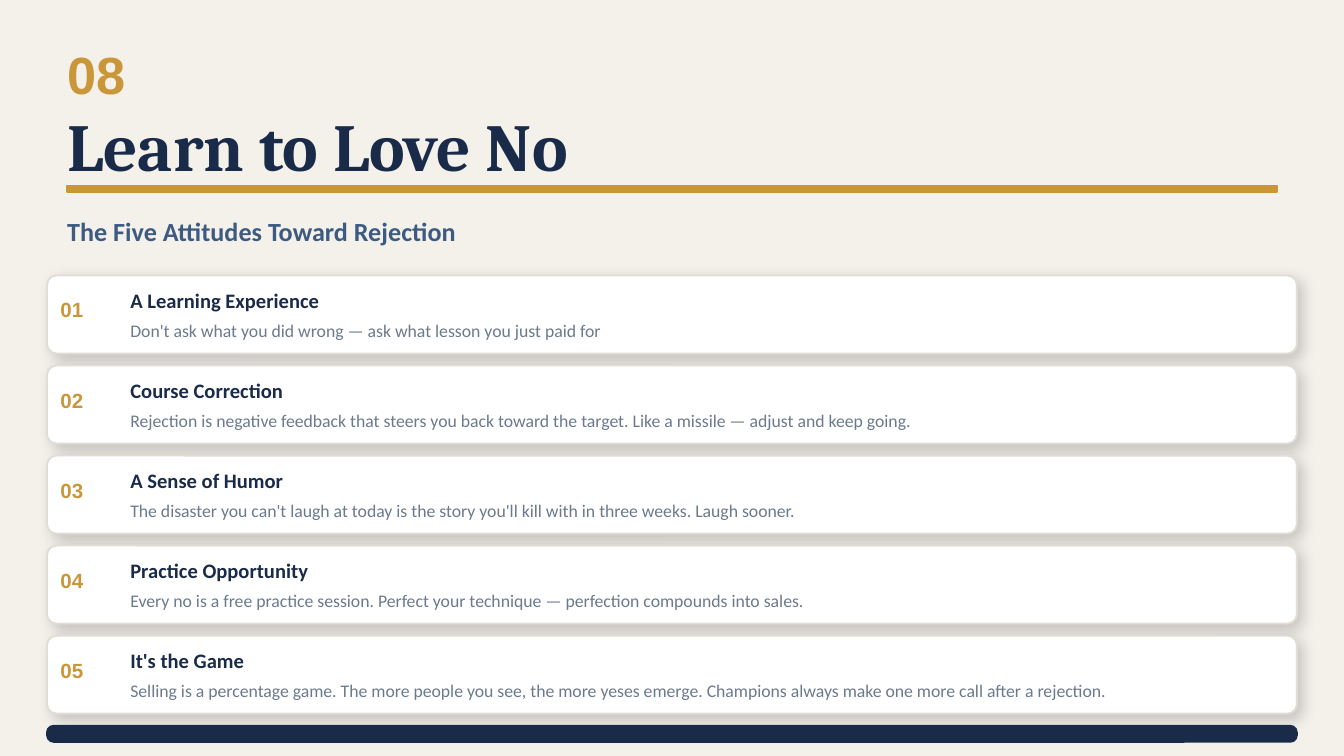
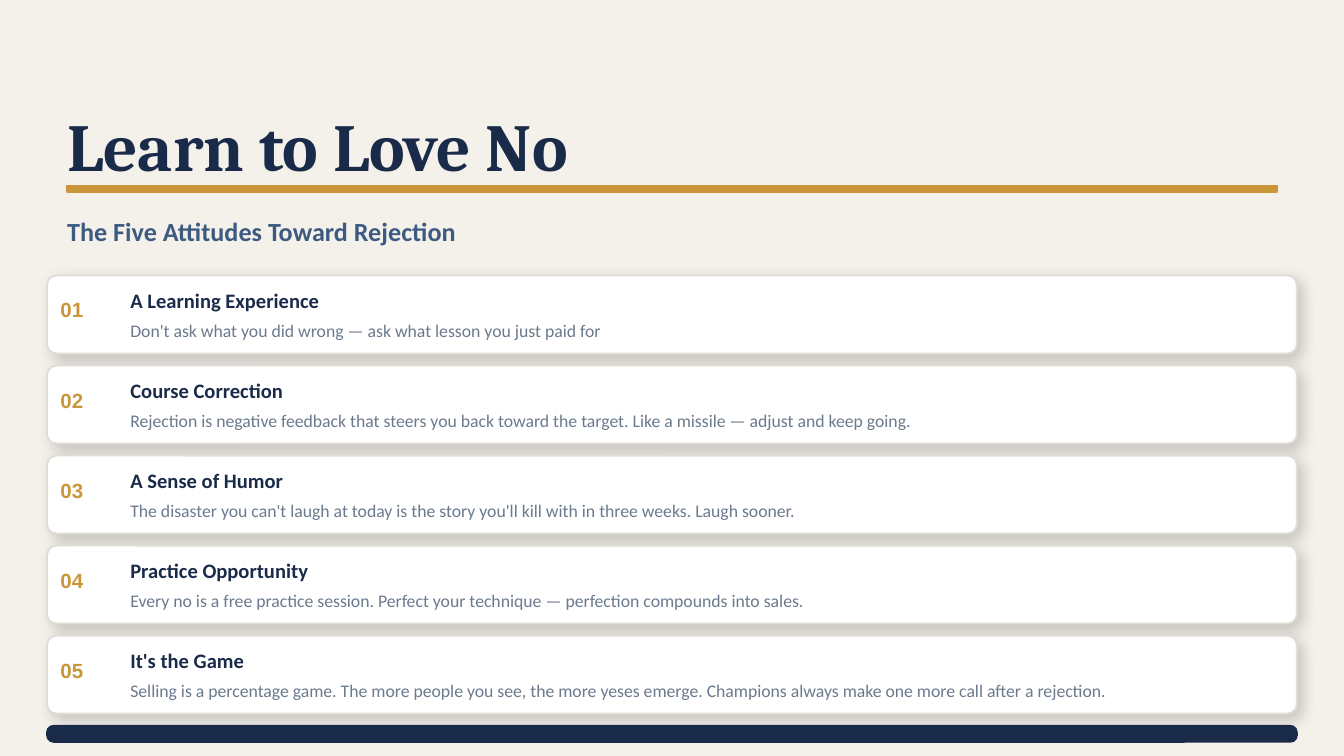
Before and after one commit to DHAINES24/sales-intern-hub, a slide deck: slide 16 of sales_presentation_final [Autosaved] (1).pptx. Drawn at 1344x756 pixels with LibreOffice and Linux fonts; fonts in the diff are those of the drawing. Boxes give left, top, right and bottom in pixels: in the first picture for what was removed or moved away, otherwise in the second. Text is boxed around its words. In the diff, an @@ line names an element or a change of style, - is before the commit and + after.

```diff
--- a/sales_presentation_final [Autosaved] (1).pptx
+++ b/sales_presentation_final [Autosaved] (1).pptx
@@ text removed at bbox=[67, 57, 125, 95] @@
-08
```
Also in this commit, not shown: 12 other slides changed, 2 slides added, 3 slides removed, 3 other files.
